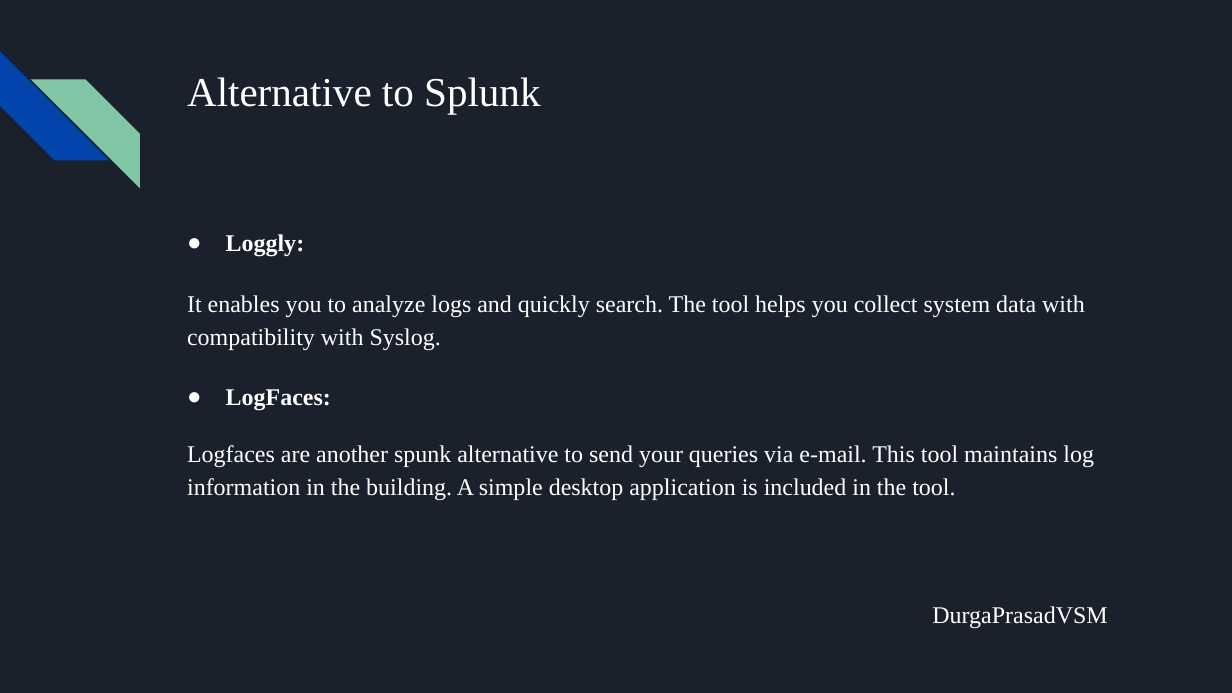
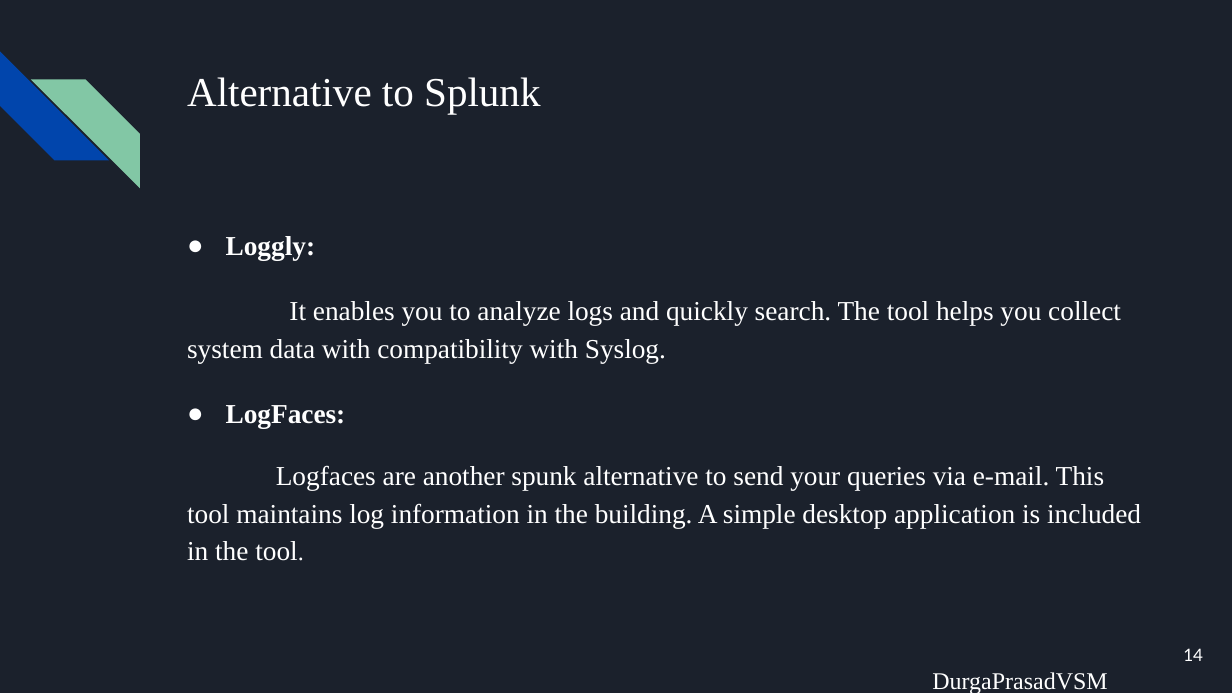
Before and after one commit to VSMDURGAPRASAD/splunk-project, a slide deck: slide 14 of docs/Splunk.pptx (slide 13 before the commit). Drawn at 1232x693 pixels with LibreOffice and Linux fonts; fonts in the diff are those of the drawing. Boxes give left, top, right and bottom in pixels: in the first picture for what was removed or moved away, otherwise in the second. Text is boxed around its words. In the diff, an @@ line names an element or a change of style, - is before the commit and + after.

```diff
--- a/docs/Splunk.pptx
+++ b/docs/Splunk.pptx
@@ text at (x1=187, y1=236, x2=1141, y2=561): size 14 to 16 pt @@
@@ page number added at (x1=1183, y1=648, x2=1203, y2=661), 10 pt, text #FFFFFF @@
+14
```
Also in this commit, not shown: 17 other slides changed.
